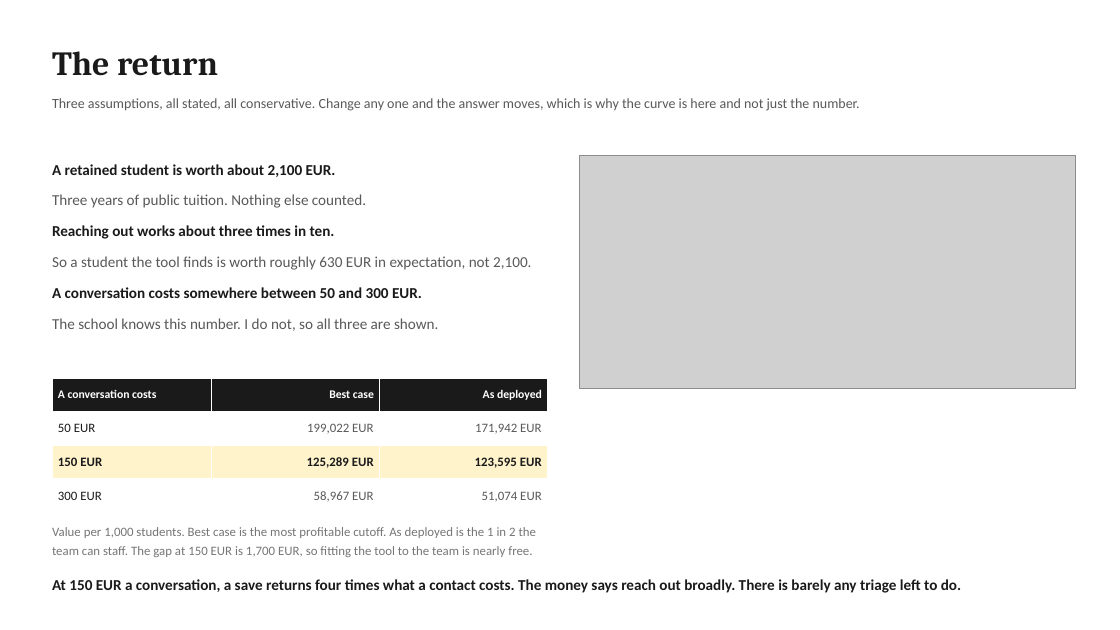
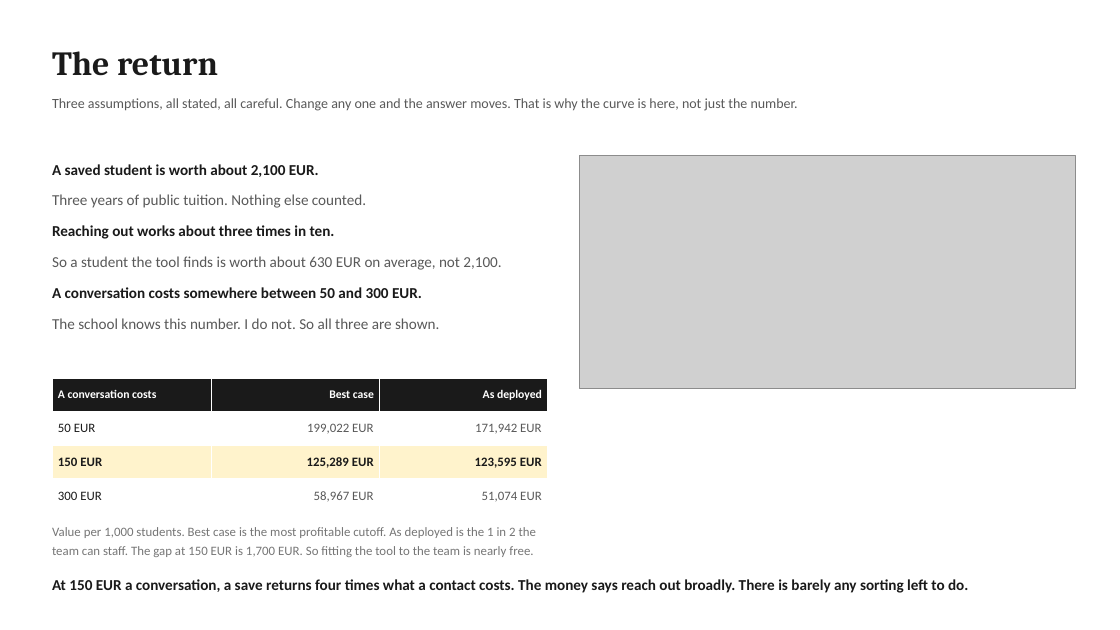
Before and after one commit to jeryldev/pgdaiml-capstone, a slide deck: slide 5 of presentations/business.pptx. Drawn at 1120x630 pixels with LibreOffice and Linux fonts; fonts in the diff are those of the drawing; grey boxes stand for pictures. Boxes give left, top, right and bottom in pixels: in the first picture for what was removed or moved away, otherwise in the second. Text is boxed around its words. In the diff, an @@ line names an element or a change of style, - is before the commit and + after.

```diff
--- a/presentations/business.pptx
+++ b/presentations/business.pptx
@@ text at [52, 98, 798, 111]: text changed @@
-Three assumptions, all stated, all conservative. Change any one and the answer moves, which is why the curve is here and not just the number.
+Three assumptions, all stated, all careful. Change any one and the answer moves. That is why the curve is here, not just the number.
@@ text at [52, 164, 319, 177]: text changed @@
-A retained student is worth about 2,100 EUR.
+A saved student is worth about 2,100 EUR.
@@ text at [52, 256, 501, 270]: text changed @@
-So a student the tool finds is worth roughly 630 EUR in expectation, not 2,100.
+So a student the tool finds is worth about 630 EUR on average, not 2,100.
@@ text at [52, 318, 439, 329]: text changed @@
-The school knows this number. I do not, so all three are shown.
+The school knows this number. I do not. So all three are shown.
@@ text at [52, 527, 536, 557]: text changed @@
-Value per 1,000 students. Best case is the most profitable cutoff. As deployed is the 1 in 2 the team can staff. The gap at 150 EUR is 1,700 EUR, so fitting the tool to the team is nearly free.
+Value per 1,000 students. Best case is the most profitable cutoff. As deployed is the 1 in 2 the team can staff. The gap at 150 EUR is 1,700 EUR. So fitting the tool to the team is nearly free.
@@ text at [52, 579, 968, 593]: text changed @@
-At 150 EUR a conversation, a save returns four times what a contact costs. The money says reach out broadly. There is barely any triage left to do.
+At 150 EUR a conversation, a save returns four times what a contact costs. The money says reach out broadly. There is barely any sorting left to do.
```
Also in this commit, not shown: 8 other slides changed, 11 other files.
